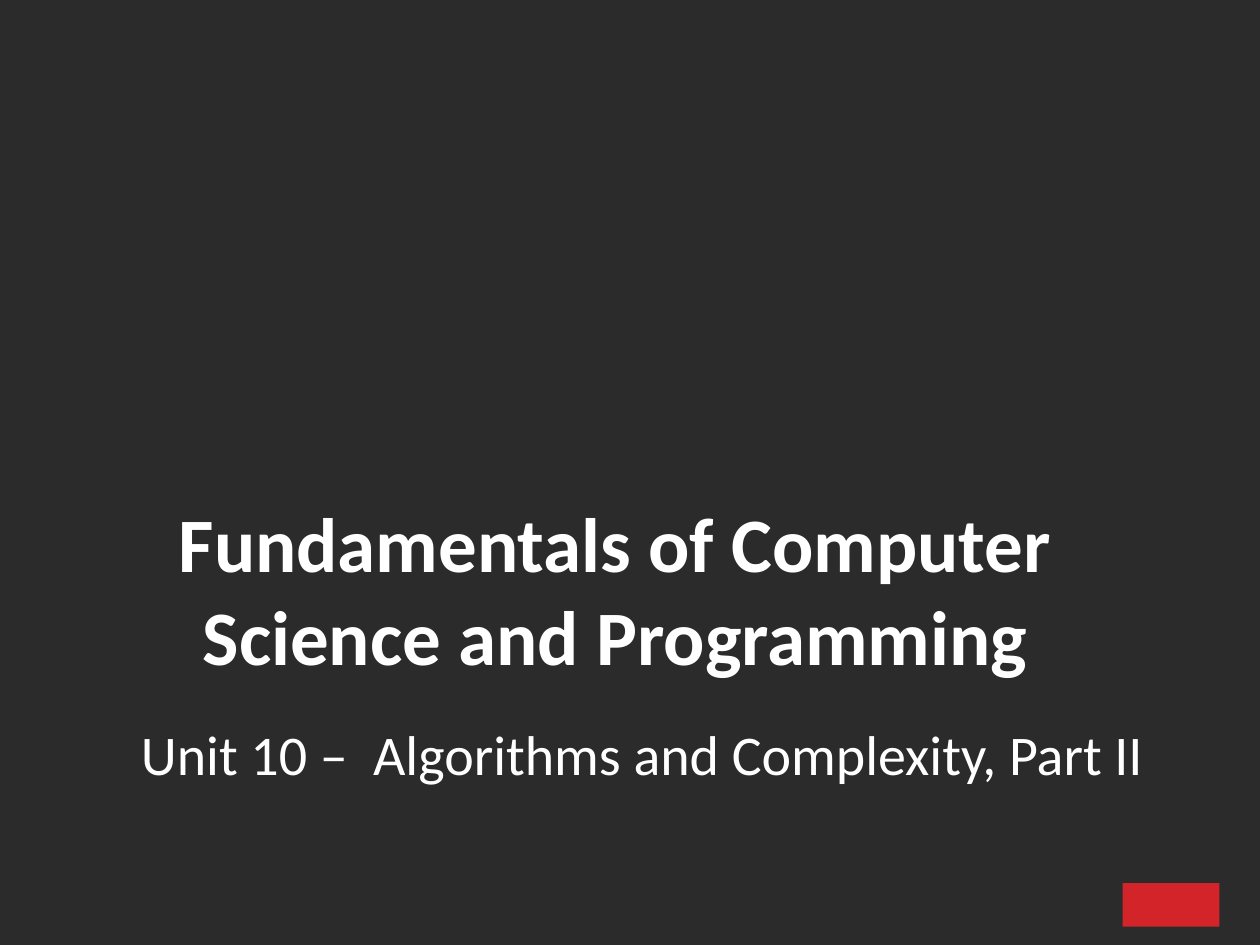
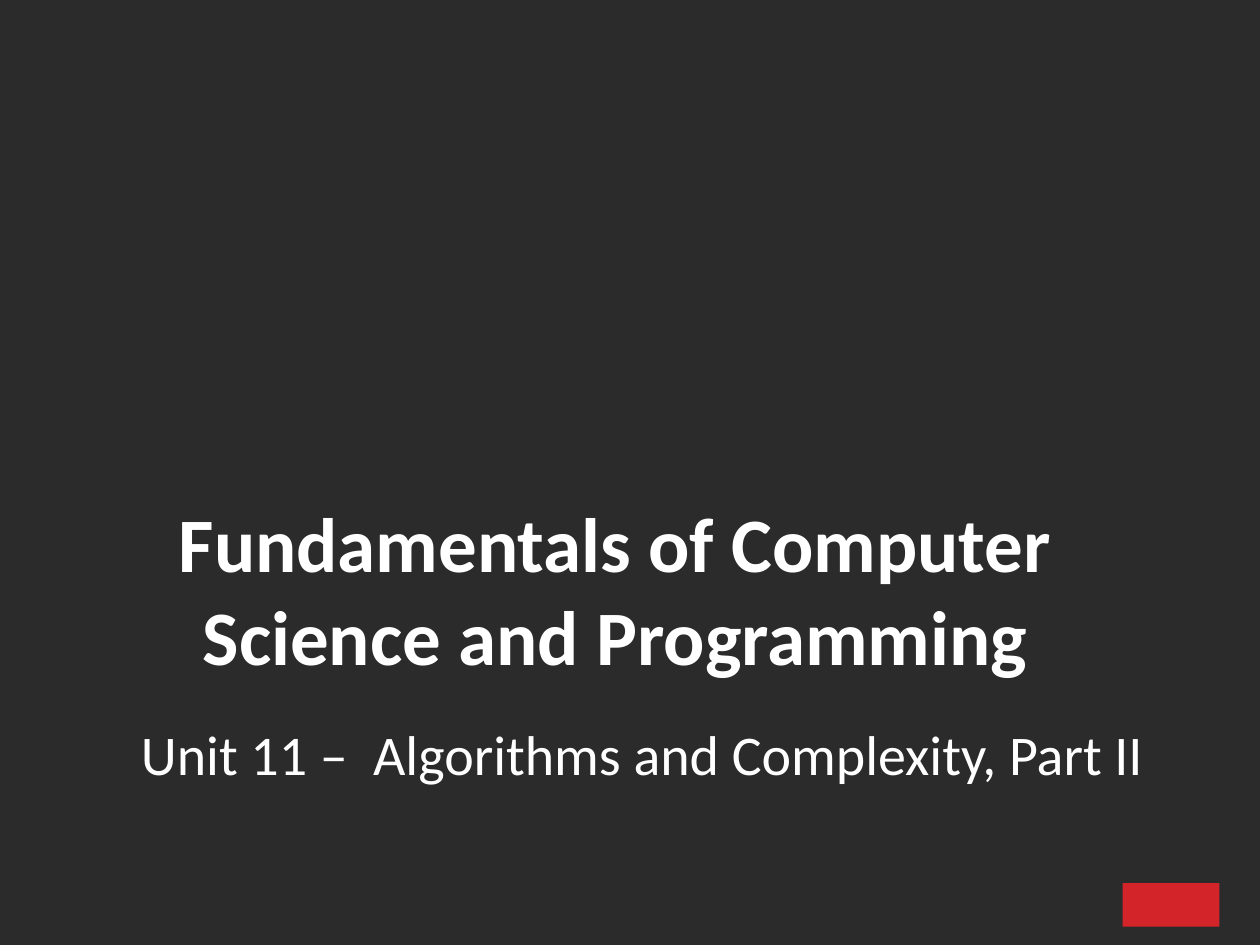
Before and after one commit to ifromm/fcsp, a slide deck: slide 1 of Slides/unit_11.pptx. Drawn at 1260x945 pixels with LibreOffice and Linux fonts; fonts in the diff are those of the drawing; background and template pictures are left out; a plain dark background stands for a picture behind light text. Boxes give left, top, right and bottom in pixels: in the first picture for what was removed or moved away, otherwise in the second. Text is boxed around its words. In the diff, an @@ line names an element or a change of style, - is before the commit and + after.

```diff
--- a/Slides/unit_11.pptx
+++ b/Slides/unit_11.pptx
@@ text at (141,736,1142,785): text changed @@
-Unit 10 – Algorithms and Complexity, Part II
+Unit 11 – Algorithms and Complexity, Part II
```
Also in this commit, not shown: 1 other file.
